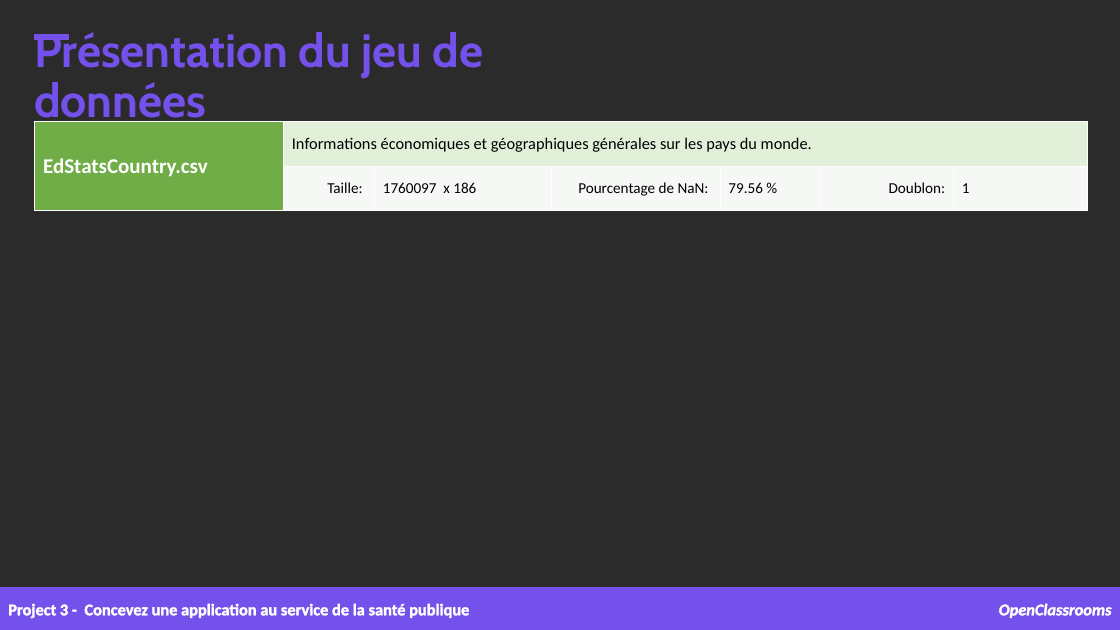
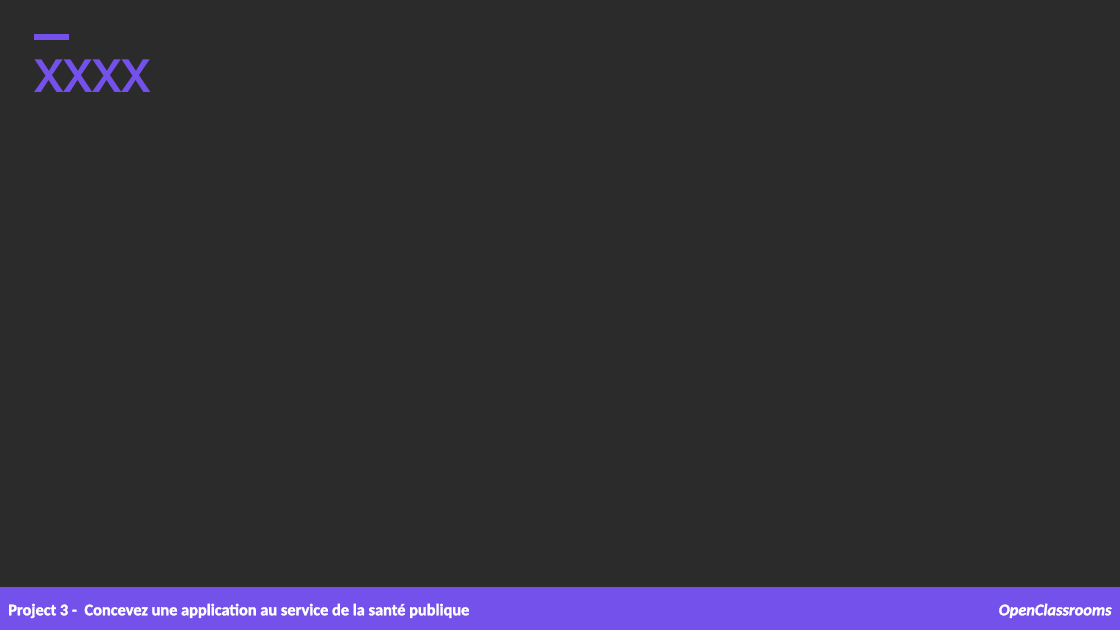
Before and after one commit to samirhinojosa/OC-P3-design-application-public-health, a slide deck: slide 20 of supports/P3_02_presentation.pptx (slide 8 before the commit). Drawn at 1120x630 pixels with LibreOffice and Linux fonts; fonts in the diff are those of the drawing; background and template pictures are left out; a plain dark background stands for a picture behind light text. Boxes give left, top, right and bottom in pixels: in the first picture for what was removed or moved away, otherwise in the second. Text is boxed around its words. In the diff, an @@ line names an element or a change of style, - is before the commit and + after.

```diff
--- a/supports/P3_02_presentation.pptx
+++ b/supports/P3_02_presentation.pptx
@@ text at bbox=[34, 59, 151, 92]: text changed @@
-Présentation du jeu de données
+XXXX
@@ table removed at bbox=[34, 122, 1088, 210], 2 rows, 7 columns @@
-EdStatsCountry.csv | Informations économiques et géographiques générales sur les pays du monde. |  |  |  |  | 
- | Taille: | 1760097 x 186 | Pourcentage de NaN: | 79.56 % | Doublon: | 1
```
Also in this commit, not shown: 3 other slides changed, 18 slides added, 1 slide removed, 3 other files.
